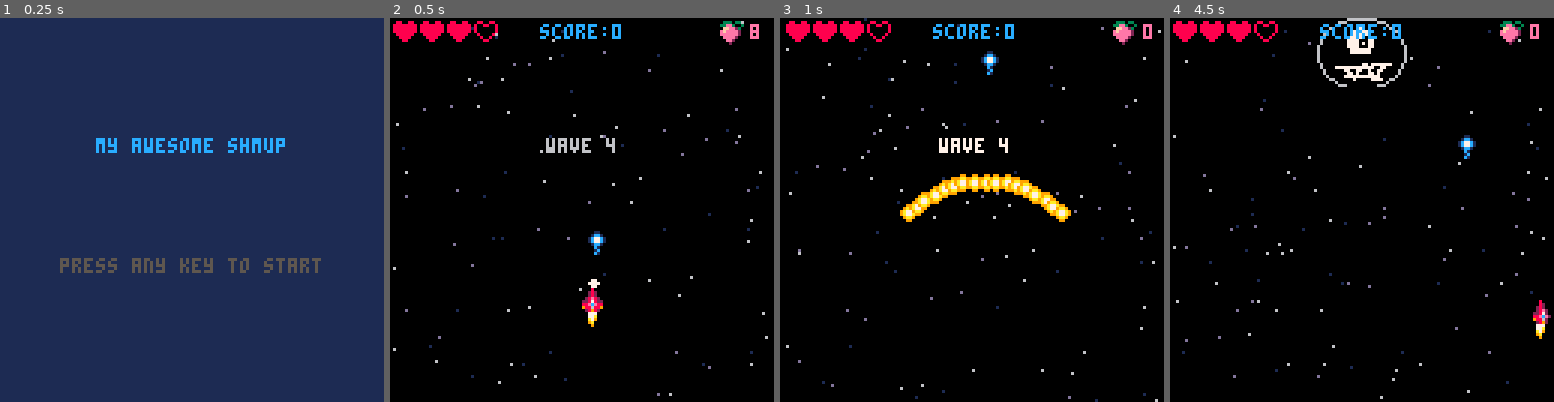
Above: before the commit, frames 1-4 (left to right).
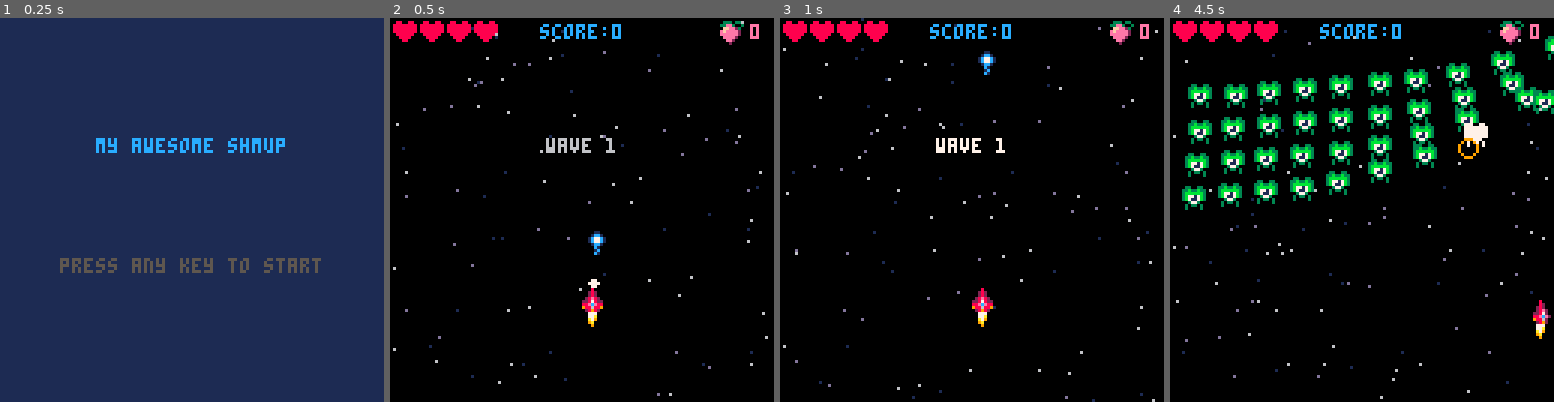
Above: after the commit, the same moments.

Repository: theRenard/shmup
Game: PICO-8 cartridge shmup_sep.p8
Same seed, same stepped clock (60 frames per second), same inputs: the game is played once before the commit and once after it.
Inputs:
- Up to frame 1 (0.25 s): no input
- Up to frame 2 (0.5 s): tap X (X key) at 0.33 s
- Up to frame 3 (1 s): tap O (Z key) at 0.7 s
- Up to frame 4 (4.5 s): tap X (X key) at 1.07, 1.85, 2.97, 4.08 s; hold Right 1.6-2.1 s; tap O (Z key) every 0.4 s from 1.7 to 4.1 s; hold Up 2.15-2.42 s; hold Right 2.47-3.03 s; hold Left 3.08-3.58 s; hold Down 3.63-3.97 s; hold Right from 4.02 s (still down)

Frame 1 is identical in both runs. In frame 2, 0.2% of the frame differs, in the area x 22-96%, y 1-36%; in frame 3, 5.3%; in frame 4, 11%, in the area x 3-100%, y 0-50%.

Commit message:
Refactor enemy movement, adjust attack frequency, and fix bullet movement bug

Diff:
--- a/main.lua
+++ b/main.lua
@@ -53,7 +53,8 @@
 
  function startgame()
   t=0
-  wave=3
+  wave=0
+  lastwave=4
   nextwave()
 
   ship=makespr()
@@ -70,9 +71,9 @@
   muzzle=0
 
   score=0
-  cherries=8
+  cherries=0
 
-  lives=3
+  lives=4
   invul=0
   attackfreq=60
   nextfire=0
--- a/waves_and_enemies.lua
+++ b/waves_and_enemies.lua
@@ -47,7 +47,7 @@
 function nextwave()
   wave += 1
 
-  if wave > 4 then
+  if wave > lastwave then
     mode = "win"
     lockout = t + 30
     music(4)
